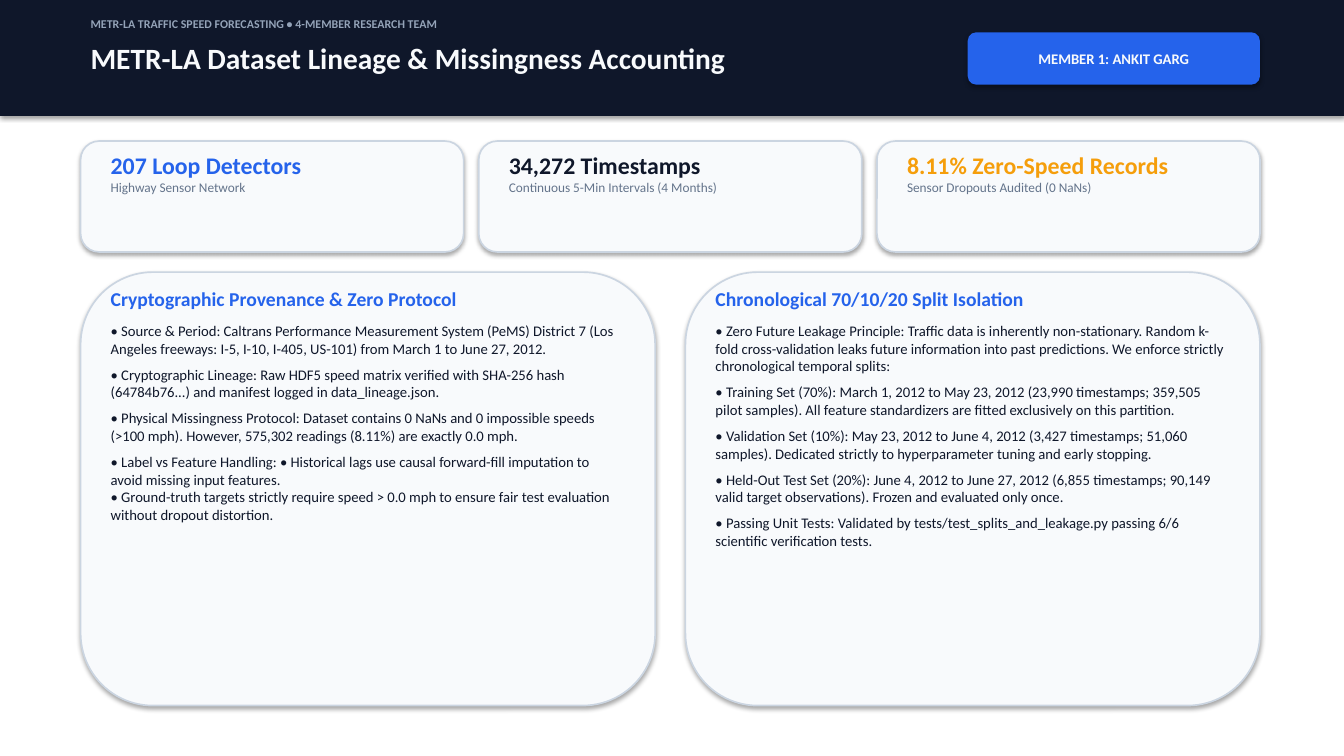
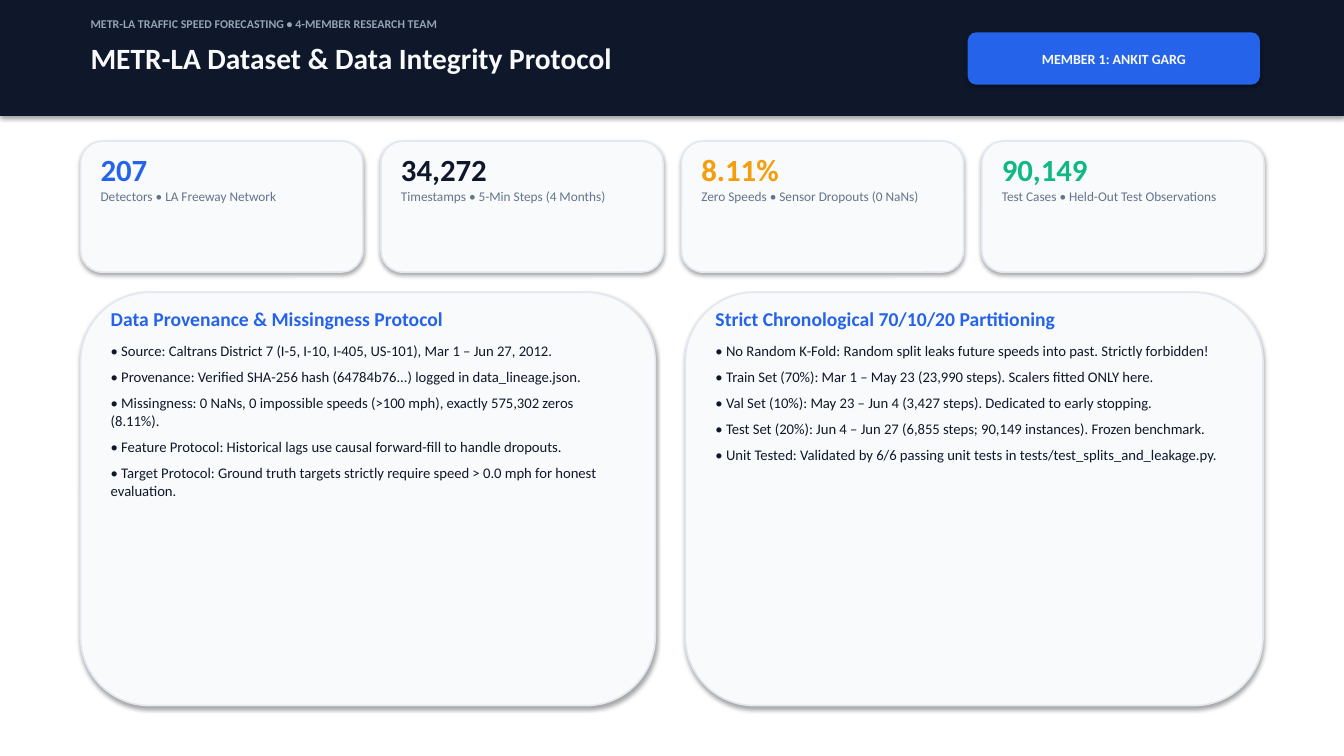
Before and after one commit to Ankit35027/AML_-PROJECT_PHASE-1, a slide deck: slide 2 of imp_DOCS/Phase2_ST_GAT_Presentation.pptx. Drawn at 1344x756 pixels with LibreOffice and Linux fonts; fonts in the diff are those of the drawing. Boxes give left, top, right and bottom in pixels: in the first picture for what was removed or moved away, otherwise in the second. Text is boxed around its words. In the diff, an @@ line names an element or a change of style, - is before the commit and + after.

Commit message:
[samriddhi-techy] style(presentation): streamline deck to punchy visual cards, remove long text walls, and update Hinglish script

```diff
--- a/imp_DOCS/Phase2_ST_GAT_Presentation.pptx
+++ b/imp_DOCS/Phase2_ST_GAT_Presentation.pptx
@@ text at (91,48,611,74): text changed @@
-METR-LA Dataset Lineage & Missingness Accounting
+METR-LA Dataset & Data Integrity Protocol
@@ rounded rectangle "MEMBER 1: ANKIT GARG" at (968,32,1260,85): size 10.5 to 10 pt @@
@@ rounded rectangle: place and size @@
-rounded rectangle at (81,141,464,252)
+rounded rectangle at (81,141,363,272)
@@ rounded rectangle: place and size @@
-rounded rectangle at (479,141,862,252)
+rounded rectangle at (381,141,663,272)
@@ rounded rectangle: place and size @@
-rounded rectangle at (877,141,1260,252)
+rounded rectangle at (682,141,964,272)
@@ outline #CBD5E1 1.2 pt to #E2E8F0 1.2 pt in 5 elements at (81,141,363,272), (381,141,663,272), (682,141,964,272), (81,292,655,706), (982,141,1264,272) @@
@@ rounded rectangle: place and size @@
-rounded rectangle at (81,272,655,706)
+rounded rectangle at (982,141,1264,272)
@@ text at (101,161,277,203): text changed @@
-207 Loop Detectors
-Highway Sensor Network
+207
+Detectors • LA Freeway Network
@@ text at (401,161,605,203): text changed @@
-34,272 Timestamps
-Continuous 5-Min Intervals (4 Months)
+34,272
+Timestamps • 5-Min Steps (4 Months)
@@ text at (701,159,919,203): text changed @@
-8.11% Zero-Speed Records
-Sensor Dropouts Audited (0 NaNs)
+8.11%
+Zero Speeds • Sensor Dropouts (0 NaNs)
@@ text added at (1002,161,1217,201), 9.5 pt, text #64748B @@
+90,149
+Test Cases • Held-Out Test Observations
@@ rounded rectangle: place and size @@
-rounded rectangle at (686,272,1260,706)
+rounded rectangle at (81,292,655,706)
@@ rounded rectangle added at (686,292,1263,706), fill #F8FAFC, outline #E2E8F0 1.2 pt @@
@@ text at (111,312,596,496): text changed @@
-Cryptographic Provenance & Zero Protocol
-• Source & Period: Caltrans Performance Measurement System (PeMS) District 7 (Los Angeles freeways: I-5, I-10, I-405, US-101) from March 1 to June 27, 2012.
-• Cryptographic Lineage: Raw HDF5 speed matrix verified with SHA-256 hash (64784b76...) and manifest logged in data_lineage.json.
-• Physical Missingness Protocol: Dataset contains 0 NaNs and 0 impossible speeds (>100 mph). However, 575,302 readings (8.11%) are exactly 0.0 mph.
-• Label vs Feature Handling: • Historical lags use causal forward-fill imputation to avoid missing input features.
-• Ground-truth targets strictly require speed > 0.0 mph to ensure fair test evaluation without dropout distortion.
+Data Provenance & Missingness Protocol
+• Source: Caltrans District 7 (I-5, I-10, I-405, US-101), Mar 1 – Jun 27, 2012.
+• Provenance: Verified SHA-256 hash (64784b76...) logged in data_lineage.json.
+• Missingness: 0 NaNs, 0 impossible speeds (>100 mph), exactly 575,302 zeros (8.11%).
+• Feature Protocol: Historical lags use causal forward-fill to handle dropouts.
+• Target Protocol: Ground truth targets strictly require speed > 0.0 mph for honest evaluation.
@@ text at (715,312,1217,463): text changed @@
-Chronological 70/10/20 Split Isolation
-• Zero Future Leakage Principle: Traffic data is inherently non-stationary. Random k-fold cross-validation leaks future information into past predictions. We enforce strictly chronological temporal splits:
-• Training Set (70%): March 1, 2012 to May 23, 2012 (23,990 timestamps; 359,505 pilot samples). All feature standardizers are fitted exclusively on this partition.
-• Validation Set (10%): May 23, 2012 to June 4, 2012 (3,427 timestamps; 51,060 samples). Dedicated strictly to hyperparameter tuning and early stopping.
-• Held-Out Test Set (20%): June 4, 2012 to June 27, 2012 (6,855 timestamps; 90,149 valid target observations). Frozen and evaluated only once.
-• Passing Unit Tests: Validated by tests/test_splits_and_leakage.py passing 6/6 scientific verification tests.
+Strict Chronological 70/10/20 Partitioning
+• No Random K-Fold: Random split leaks future speeds into past. Strictly forbidden!
+• Train Set (70%): Mar 1 – May 23 (23,990 steps). Scalers fitted ONLY here.
+• Val Set (10%): May 23 – Jun 4 (3,427 steps). Dedicated to early stopping.
+• Test Set (20%): Jun 4 – Jun 27 (6,855 steps; 90,149 instances). Frozen benchmark.
+• Unit Tested: Validated by 6/6 passing unit tests in tests/test_splits_and_leakage.py.
```
Also in this commit, not shown: 8 other slides changed, 2 other files.
